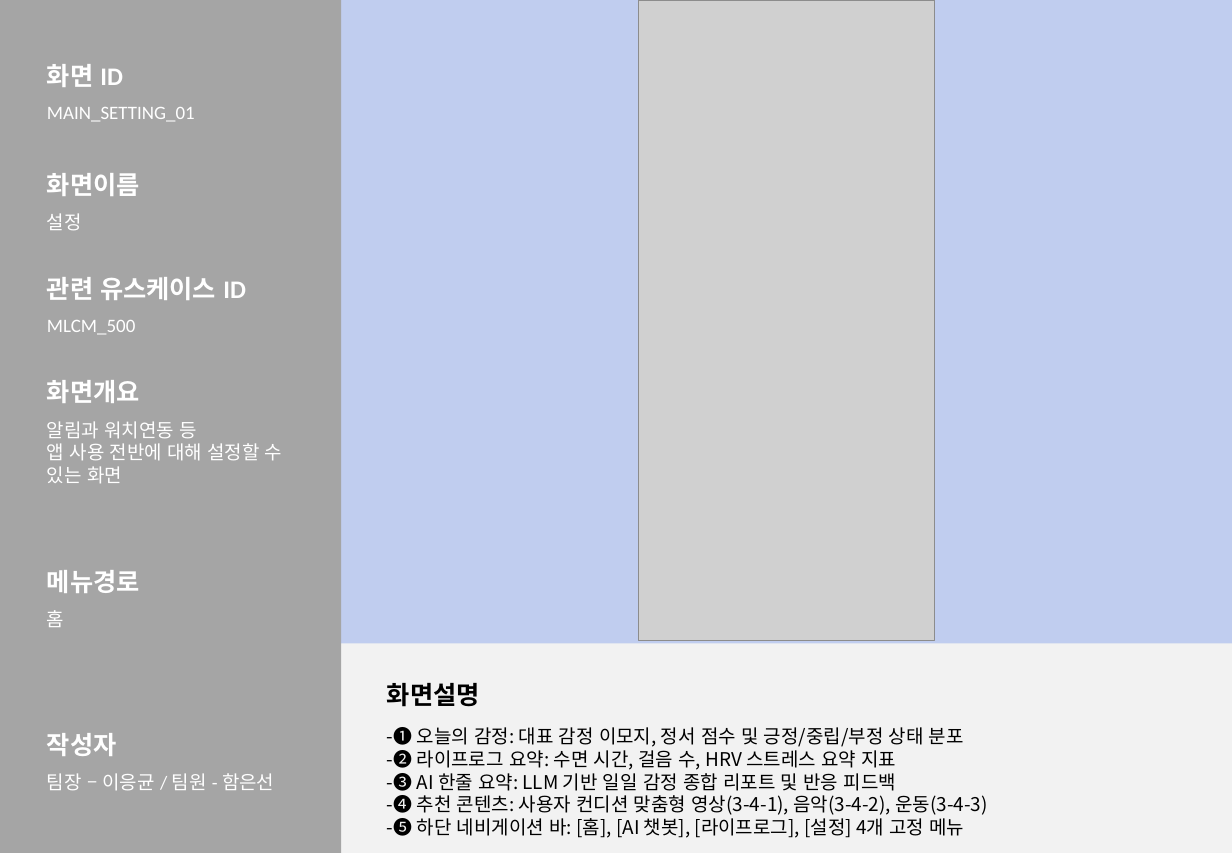
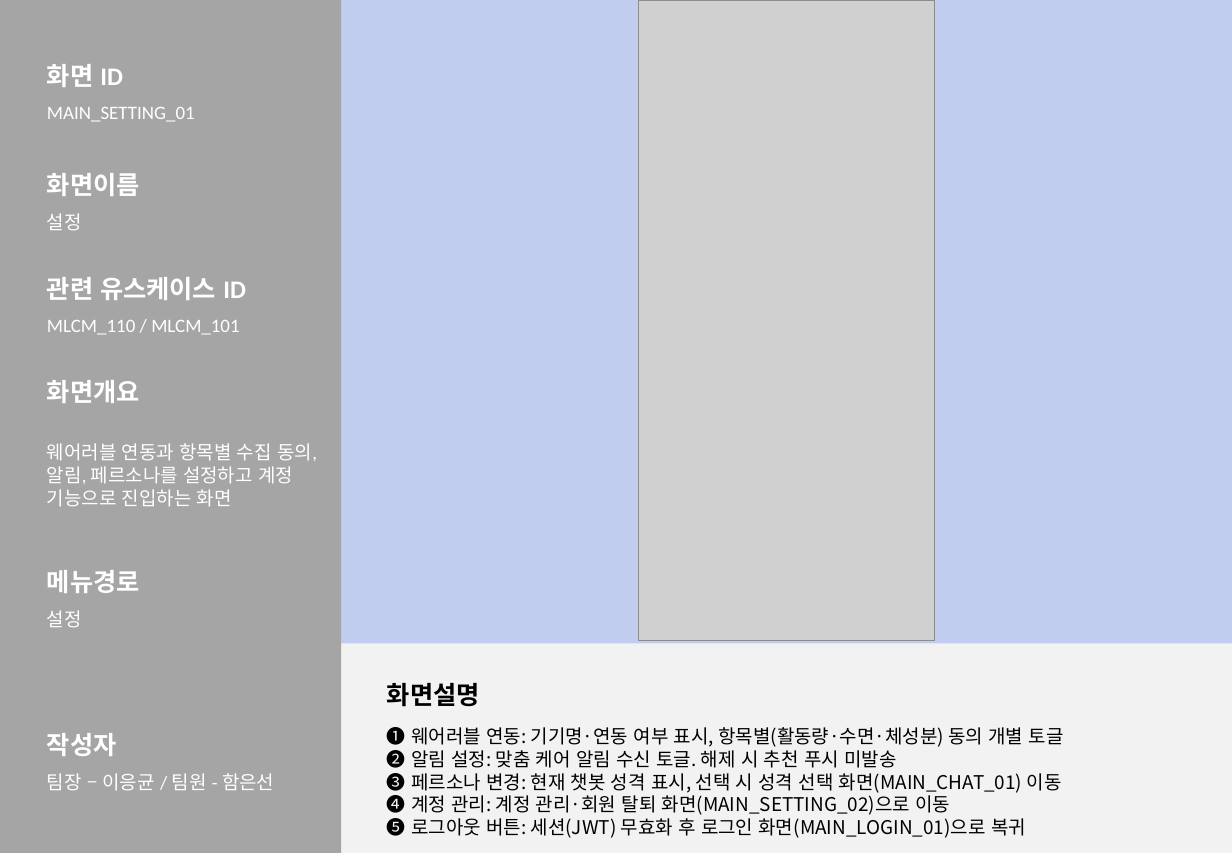
Before and after one commit to 2026-SMHRD-KDT-HealthCare-5/lisn, a slide deck: slide 15 of Documents/화면설계서_귀기울임.pptx. Drawn at 1232x853 pixels with LibreOffice and Linux fonts; fonts in the diff are those of the drawing; grey boxes stand for pictures. Boxes give left, top, right and bottom in pixels: in the first picture for what was removed or moved away, otherwise in the second. Text is boxed around its words. In the diff, an @@ line names an element or a change of style, - is before the commit and + after.

```diff
--- a/Documents/화면설계서_귀기울임.pptx
+++ b/Documents/화면설계서_귀기울임.pptx
@@ text at [47,320,239,335]: text changed @@
-MLCM_500
+MLCM_110 / MLCM_101
@@ text at [47,443,317,507]: text changed @@
-알림과 워치연동 등
-앱 사용 전반에 대해 설정할 수 있는 화면
+웨어러블 연동과 항목별 수집 동의, 알림, 페르소나를 설정하고 계정 기능으로 진입하는 화면
@@ text at [47,610,82,627]: text changed @@
-홈
+설정
@@ text at [387,724,1064,840]: text changed @@
--❶ 오늘의 감정: 대표 감정 이모지, 정서 점수 및 긍정/중립/부정 상태 분포
--❷ 라이프로그 요약: 수면 시간, 걸음 수, HRV 스트레스 요약 지표
--❸ AI 한줄 요약: LLM 기반 일일 감정 종합 리포트 및 반응 피드백
--❹ 추천 콘텐츠: 사용자 컨디션 맞춤형 영상(3-4-1), 음악(3-4-2), 운동(3-4-3)
--➎ 하단 네비게이션 바: [홈], [AI 챗봇], [라이프로그], [설정] 4개 고정 메뉴
+❶ 웨어러블 연동: 기기명·연동 여부 표시, 항목별(활동량·수면·체성분) 동의 개별 토글
+❷ 알림 설정: 맞춤 케어 알림 수신 토글. 해제 시 추천 푸시 미발송
+❸ 페르소나 변경: 현재 챗봇 성격 표시, 선택 시 성격 선택 화면(MAIN_CHAT_01) 이동
+❹ 계정 관리: 계정 관리·회원 탈퇴 화면(MAIN_SETTING_02)으로 이동
+➎ 로그아웃 버튼: 세션(JWT) 무효화 후 로그인 화면(MAIN_LOGIN_01)으로 복귀
```
Also in this commit, not shown: 8 other slides changed, 5 other files.
